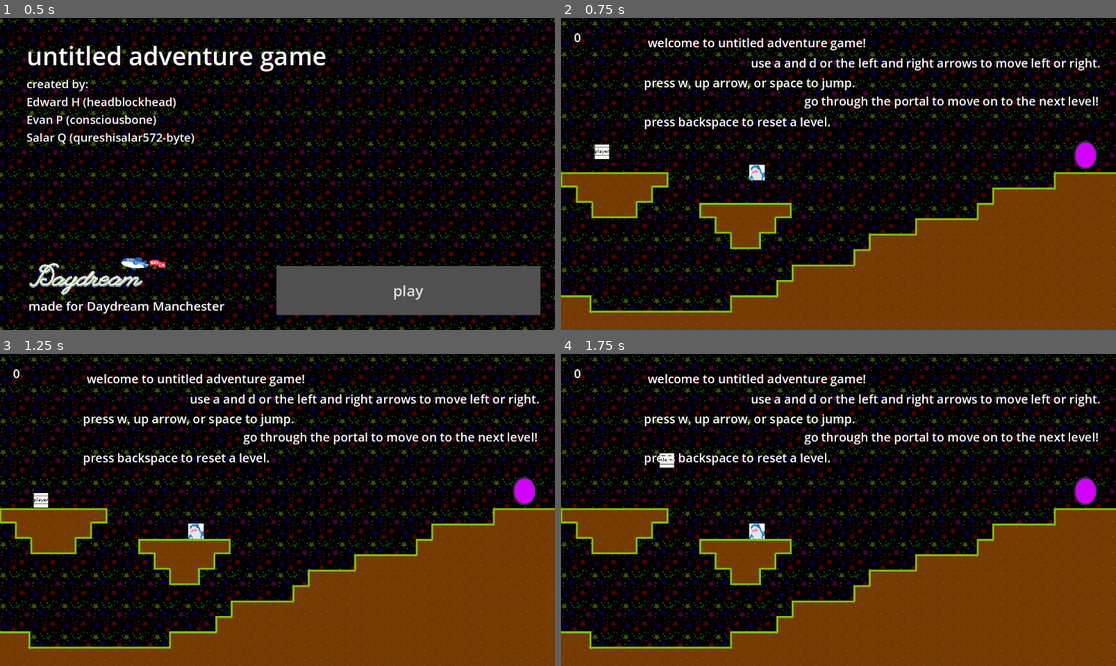
Above: before the commit, frames 1-4 (two rows, left to right).
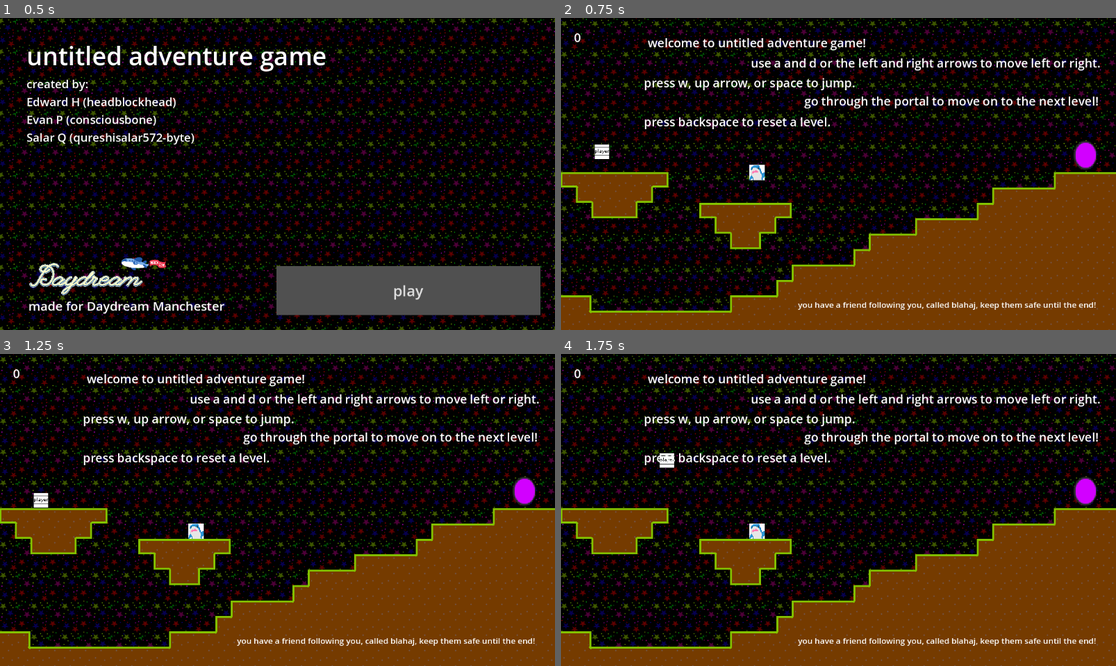
Above: after the commit, the same moments.

Repository: headblockhead/daydream-manchester
Game: Godot game, scene res://TitleScreen/title_screen.tscn
The game is run twice, just before and just after one commit, with the same random seed, the same clock (stepped at 60 frames per second) and the same inputs.
Inputs:
- Up to frame 1 (0.5 s): no input
- Up to frame 2 (0.75 s): click "play" at 0.5 s
- Up to frame 3 (1.25 s): no input
- Up to frame 4 (1.75 s): tap W (jump) at 1.25, 1.52 s; hold D (right) from 1.28 s (still down)

Frame 1 is identical in both runs. In frame 2, 0.5% of the frame differs, in the area x 42-97%, y 91-94%; in frame 3, 0.5%; in frame 4, 0.5%.

Commit message:
add blahaj text

Diff:
--- a/world0.tscn
+++ b/world0.tscn
@@ -83,6 +83,14 @@
 theme_override_font_sizes/font_size = 25
 text = "press backspace to reset a level."
 
+[node name="InfoLabel6" type="Label" parent="."]
+offset_left = 493.0
+offset_top = 583.0
+offset_right = 1112.0
+offset_bottom = 607.0
+theme_override_font_sizes/font_size = 17
+text = "you have a friend following you, called blahaj, keep them safe until the end!"
+
 [node name="Portal-World0to1" type="Area2D" parent="."]
 position = Vector2(1089, 285)
 script = ExtResource("6_i42b6")
